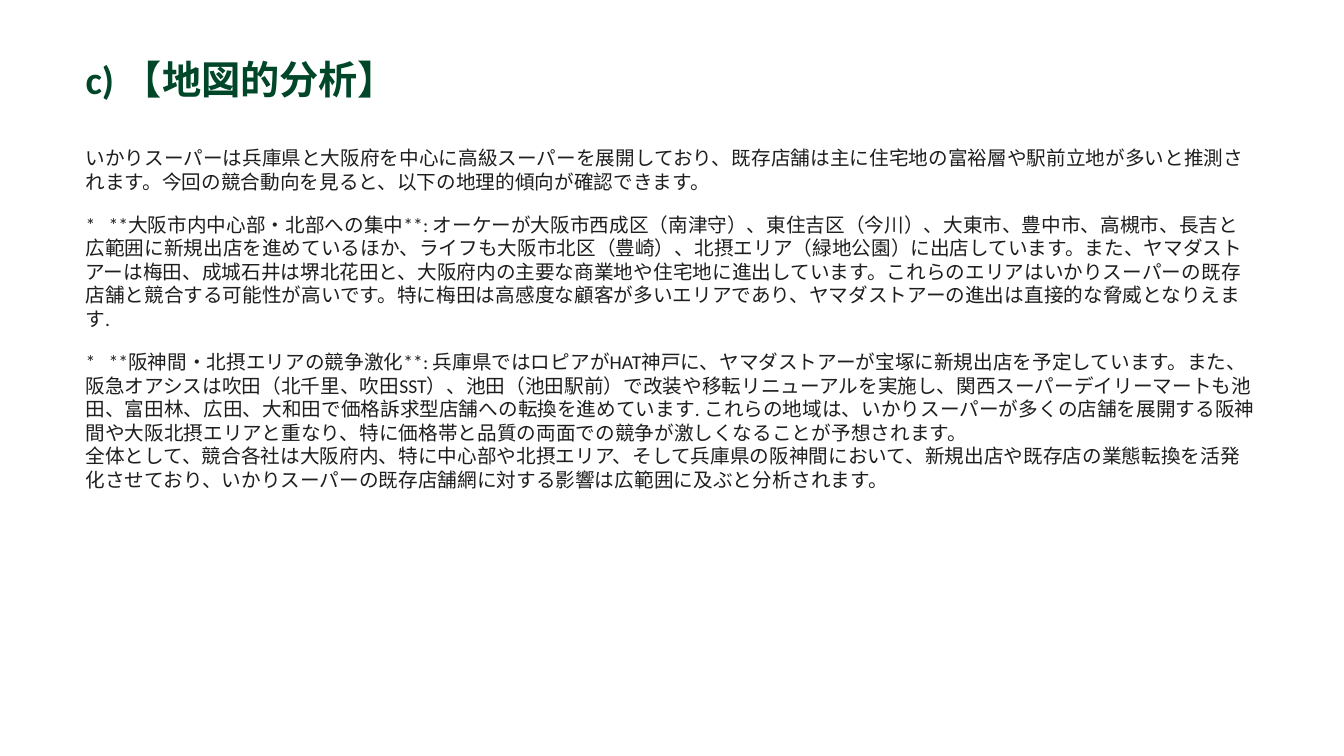
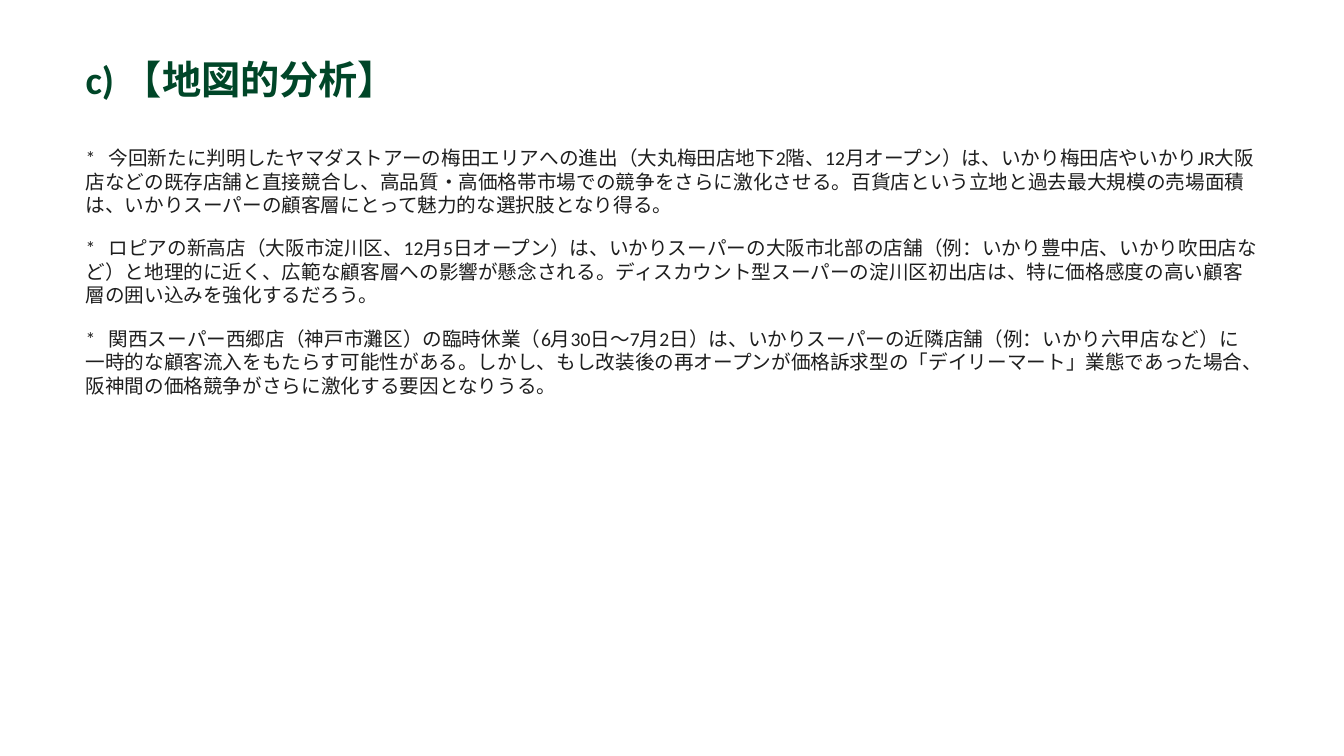
Before and after one commit to yutatbgt-bit/Competitive-research, a slide deck: slide 4 of report/2026_06_15_competitive_report.pptx (slide 7 before the commit). Drawn at 1344x756 pixels with LibreOffice and Linux fonts; fonts in the diff are those of the drawing. Boxes give left, top, right and bottom in pixels: in the first picture for what was removed or moved away, otherwise in the second. Text is boxed around its words. In the diff, an @@ line names an element or a change of style, - is before the commit and + after.

```diff
--- a/report/2026_06_15_competitive_report.pptx
+++ b/report/2026_06_15_competitive_report.pptx
@@ text at (86,148,1263,395): text changed @@
-いかりスーパーは兵庫県と大阪府を中心に高級スーパーを展開しており、既存店舗は主に住宅地の富裕層や駅前立地が多いと推測されます。今回の競合動向を見ると、以下の地理的傾向が確認できます。
-* **大阪市内中心部・北部への集中**: オーケーが大阪市西成区（南津守）、東住吉区（今川）、大東市、豊中市、高槻市、長吉と広範囲に新規出店を進めているほか、ライフも大阪市北区（豊崎）、北摂エリア（緑地公園）に出店しています。また、ヤマダストアーは梅田、成城石井は堺北花田と、大阪府内の主要な商業地や住宅地に進出しています。これらのエリアはいかりスーパーの既存店舗と競合する可能性が高いです。特に梅田は高感度な顧客が多いエリアであり、ヤマダストアーの進出は直接的な脅威となりえます.
-* **阪神間・北摂エリアの競争激化**: 兵庫県ではロピアがHAT神戸に、ヤマダストアーが宝塚に新規出店を予定しています。また、阪急オアシスは吹田（北千里、吹田SST）、池田（池田駅前）で改装や移転リニューアルを実施し、関西スーパーデイリーマートも池田、富田林、広田、大和田で価格訴求型店舗への転換を進めています. これらの地域は、いかりスーパーが多くの店舗を展開する阪神間や大阪北摂エリアと重なり、特に価格帯と品質の両面での競争が激しくなることが予想されます。
-全体として、競合各社は大阪府内、特に中心部や北摂エリア、そして兵庫県の阪神間において、新規出店や既存店の業態転換を活発化させており、いかりスーパーの既存店舗網に対する影響は広範囲に及ぶと分析されます。
+* 今回新たに判明したヤマダストアーの梅田エリアへの進出（大丸梅田店地下2階、12月オープン）は、いかり梅田店やいかりJR大阪店などの既存店舗と直接競合し、高品質・高価格帯市場での競争をさらに激化させる。百貨店という立地と過去最大規模の売場面積は、いかりスーパーの顧客層にとって魅力的な選択肢となり得る。
+* ロピアの新高店（大阪市淀川区、12月5日オープン）は、いかりスーパーの大阪市北部の店舗（例：いかり豊中店、いかり吹田店など）と地理的に近く、広範な顧客層への影響が懸念される。ディスカウント型スーパーの淀川区初出店は、特に価格感度の高い顧客層の囲い込みを強化するだろう。
+* 関西スーパー西郷店（神戸市灘区）の臨時休業（6月30日～7月2日）は、いかりスーパーの近隣店舗（例：いかり六甲店など）に一時的な顧客流入をもたらす可能性がある。しかし、もし改装後の再オープンが価格訴求型の「デイリーマート」業態であった場合、阪神間の価格競争がさらに激化する要因となりうる。
```
Also in this commit, not shown: 4 other slides changed, 3 slides removed, 4 other files.
